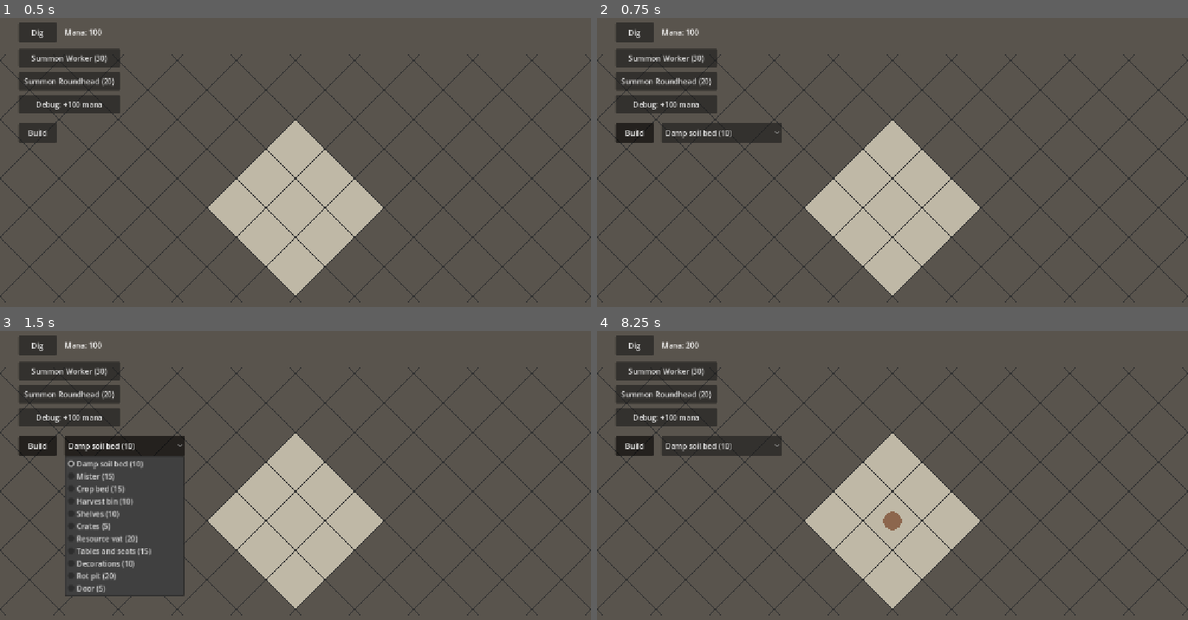
Above: before the commit, frames 1-4 (two rows, left to right).
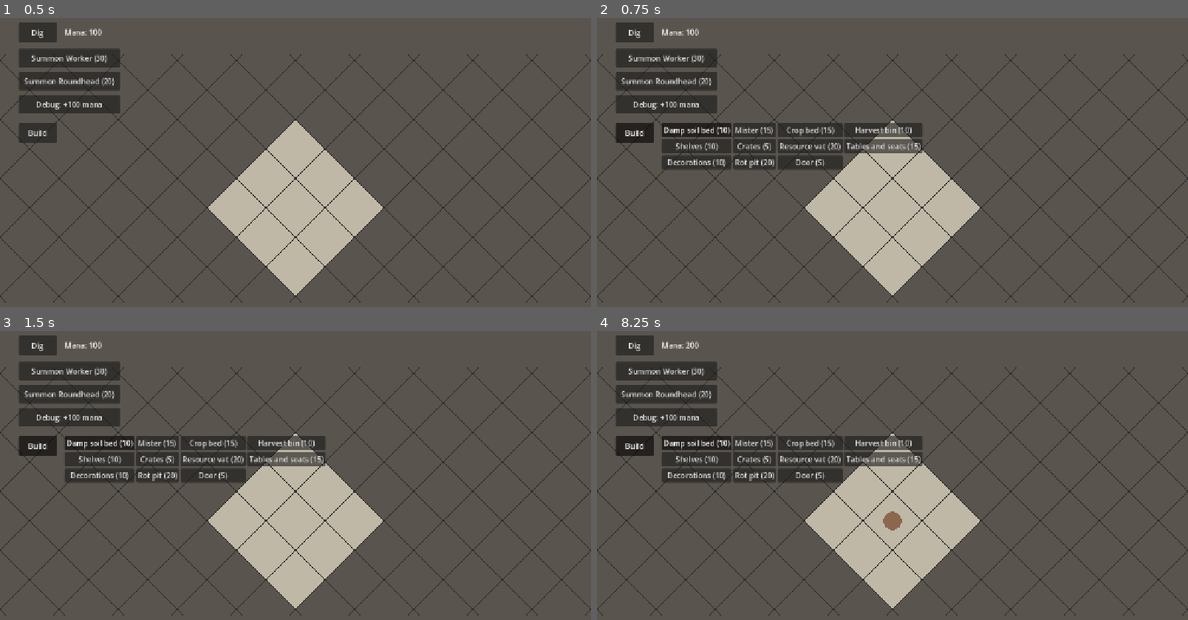
Above: after the commit, the same moments.

Repository: SirSizzle24/mazelord
Game: Godot game, scene res://Scenes/main.tscn
Two runs of this game, one before a commit and one after it. Both use one fixed random seed, a clock stepped at 60 frames per second and the inputs below.
Inputs:
- Up to frame 1 (0.5 s): no input
- Up to frame 2 (0.75 s): click "Build" at 0.5 s
- Up to frame 3 (1.5 s): click "Damp soil bed (10)" at 1.25 s
- Up to frame 4 (8.25 s): click "Dig" at 2 s; click "Summon Worker (30)" at 2.75 s; click "Summon Roundhead (20)" at 3.5 s; click "Debug: +100 mana" at 4.25 s; click "Dig" at 5 s; click "Summon Worker (30)" at 5.75 s; click "Summon Roundhead (20)" at 6.5 s; click "Debug: +100 mana" at 7.25 s; click "Build" at 8 s

Frame 1 is identical in both runs. In frame 2, 4.3% of the frame differs, in the area x 11-56%, y 36-53%; in frame 3, 11%, in the area x 11-56%, y 36-92%; in frame 4, 4.3%.

Commit message:
Build mode blueprints with an item bar; shared tap detector

Diff:
--- a/Scenes/main.tscn
+++ b/Scenes/main.tscn
@@ -26,13 +26,13 @@
 dig_controller = NodePath("../DigController")
 build_controller = NodePath("../BuildController")
 
-[node name="BuildController" type="Node2D" parent="." node_paths=PackedStringArray("grid", "dungeon", "build_button", "dig_button", "item_picker")]
+[node name="BuildController" type="Node2D" parent="." node_paths=PackedStringArray("grid", "dungeon", "build_button", "dig_button", "item_bar")]
 script = ExtResource("8_build")
 grid = NodePath("../Grid")
 dungeon = NodePath("../Dungeon")
 build_button = NodePath("../UI/BuildButton")
 dig_button = NodePath("../UI/DigButton")
-item_picker = NodePath("../UI/ItemPicker")
+item_bar = NodePath("../UI/ItemBar")
 
 [node name="DigController" type="Node2D" parent="." unique_id=1743646951 node_paths=PackedStringArray("grid", "camera", "dig_button")]
 script = ExtResource("2_8gbba")
@@ -92,8 +92,9 @@
 toggle_mode = true
 text = "Build"
 
-[node name="ItemPicker" type="OptionButton" parent="UI"]
+[node name="ItemBar" type="GridContainer" parent="UI"]
 offset_left = 140.0
 offset_top = 240.0
-offset_right = 400.0
-offset_bottom = 283.0
+offset_right = 1240.0
+offset_bottom = 380.0
+columns = 4
--- a/scripts/build_controller.gd
+++ b/scripts/build_controller.gd
@@ -1,28 +1,36 @@
 extends Node2D
 ## In build mode, tapping a floor tile places the chosen furnishing as a blueprint.
+## Pick the furnishing from the button bar shown in build mode.
 ## Mana is spent when it's placed; workers will build it in the next step.
 
-const TAP_DISTANCE := 10.0  # a touch that moves less than this many pixels is a tap, not a pan
+const TapDetector = preload("res://scripts/tap_detector.gd")
 
 @export var grid: Node2D
 @export var dungeon: Node
 @export var build_button: Button
 @export var dig_button: Button
-@export var item_picker: OptionButton
+@export var item_bar: Container  # holds one button per furnishing
 
 var build_mode := false
-var item_ids: Array[String] = []  # the furnishing id for each entry in the picker, in order
-var press_position := Vector2.ZERO
-var fingers_down := 0
-var tap_possible := false
+var selected_id := ""  # the furnishing that taps will place
+var taps := TapDetector.new()
 
 
 func _ready() -> void:
+	# One button per furnishing. The group allows only one to be pressed at a time, like radio buttons.
+	var group := ButtonGroup.new()
 	for id in dungeon.FURNISHINGS:
 		var item: Dictionary = dungeon.FURNISHINGS[id]
-		item_picker.add_item("%s (%d)" % [item["name"], item["cost"]])
-		item_ids.append(id)
-	item_picker.visible = false
+		var button := Button.new()
+		button.text = "%s (%d)" % [item["name"], item["cost"]]
+		button.toggle_mode = true
+		button.button_group = group
+		button.pressed.connect(func(): selected_id = id)  # each button remembers its own id
+		item_bar.add_child(button)
+		if selected_id == "":  # the first item starts selected
+			selected_id = id
+			button.button_pressed = true
+	item_bar.visible = false
 
 	build_button.toggled.connect(_on_build_toggled)
 	dig_button.toggled.connect(_on_dig_toggled)
@@ -30,7 +38,7 @@
 
 func _on_build_toggled(toggled_on: bool) -> void:
 	build_mode = toggled_on
-	item_picker.visible = toggled_on
+	item_bar.visible = toggled_on
 	if toggled_on:
 		dig_button.button_pressed = false  # only one mode at a time
 
@@ -43,25 +51,12 @@
 func _unhandled_input(event: InputEvent) -> void:
 	if not build_mode:
 		return
-	if not (event is InputEventScreenTouch):
-		return
-
-	# Same tap-or-pan test as the unit controller.
-	if event.pressed:
-		fingers_down += 1
-		tap_possible = fingers_down == 1
-		press_position = event.position
-		return
-	fingers_down = max(fingers_down - 1, 0)
-	if not tap_possible:
-		return
-	tap_possible = false
-	if event.position.distance_to(press_position) > TAP_DISTANCE:
+	if not taps.is_tap(event):
 		return
 
 	var world_position: Vector2 = get_canvas_transform().affine_inverse() * event.position
 	var tile: Vector2i = grid.screen_to_tile(grid.to_local(world_position))
-	var id := item_ids[item_picker.selected]
+	var id := selected_id
 	var item: Dictionary = dungeon.FURNISHINGS[id]
 
 	if not grid.can_place(tile, item["size"]):
--- /dev/null
+++ b/scripts/tap_detector.gd
@@ -0,0 +1,29 @@
+extends RefCounted
+## Tells taps apart from pans and pinches. Feed it every touch event; it says when one completes a tap.
+## Shared by every controller that responds to taps, so the rules live in one place.
+
+const TAP_DISTANCE := 10.0  # a touch that moves less than this many pixels is a tap, not a pan
+
+var fingers: Dictionary = {}  # finger index -> true while that finger is down
+var press_position := Vector2.ZERO
+var tap_possible := false  # false once a touch turns into a pinch
+
+
+## True if this event is a finger lifting at the end of a tap.
+func is_tap(event: InputEvent) -> bool:
+	if not (event is InputEventScreenTouch):
+		return false
+
+	if event.pressed:
+		# Stored by finger number: if a release was ever missed (a dropdown can swallow one),
+		# the same finger pressing again overwrites its old entry instead of piling up.
+		fingers[event.index] = true
+		tap_possible = fingers.size() == 1  # a second finger means a pinch, so no tap
+		press_position = event.position
+		return false
+
+	fingers.erase(event.index)
+	if not tap_possible:
+		return false
+	tap_possible = false
+	return event.position.distance_to(press_position) <= TAP_DISTANCE  # moved too far: it was a pan
--- a/scripts/unit_controller.gd
+++ b/scripts/unit_controller.gd
@@ -2,7 +2,7 @@
 ## Outside dig mode: tap a unit to select it, then tap a tile to send it there,
 ## or tap a marked tile to set a worker digging.
 
-const TAP_DISTANCE := 10.0  # a touch that moves less than this many pixels is a tap, not a pan
+const TapDetector = preload("res://scripts/tap_detector.gd")
 const TAP_SLACK := 10.0  # extra pixels around a unit that still count as tapping it
 
 @export var grid: Node2D
@@ -10,30 +10,14 @@
 @export var build_controller: Node2D
 
 var selected: Node2D = null  # the selected unit, or null for none
-var press_position := Vector2.ZERO
-var fingers_down := 0
-var tap_possible := false  # false once a touch turns into a pan or a pinch
+var taps := TapDetector.new()
 
 
 func _unhandled_input(event: InputEvent) -> void:
 	if dig_controller.dig_mode or build_controller.build_mode:
 		return
-	if not (event is InputEventScreenTouch):
+	if not taps.is_tap(event):
 		return
-
-	if event.pressed:
-		fingers_down += 1
-		tap_possible = fingers_down == 1  # a second finger means a pinch, so no tap
-		press_position = event.position
-		return
-
-	# A finger lifted.
-	fingers_down = max(fingers_down - 1, 0)
-	if not tap_possible:
-		return
-	tap_possible = false
-	if event.position.distance_to(press_position) > TAP_DISTANCE:
-		return  # the finger moved: that was a pan
 
 	var world_position: Vector2 = get_canvas_transform().affine_inverse() * event.position
 	var tapped_unit := _unit_at(world_position)
Not shown, added: scripts/tap_detector.gd.uid
